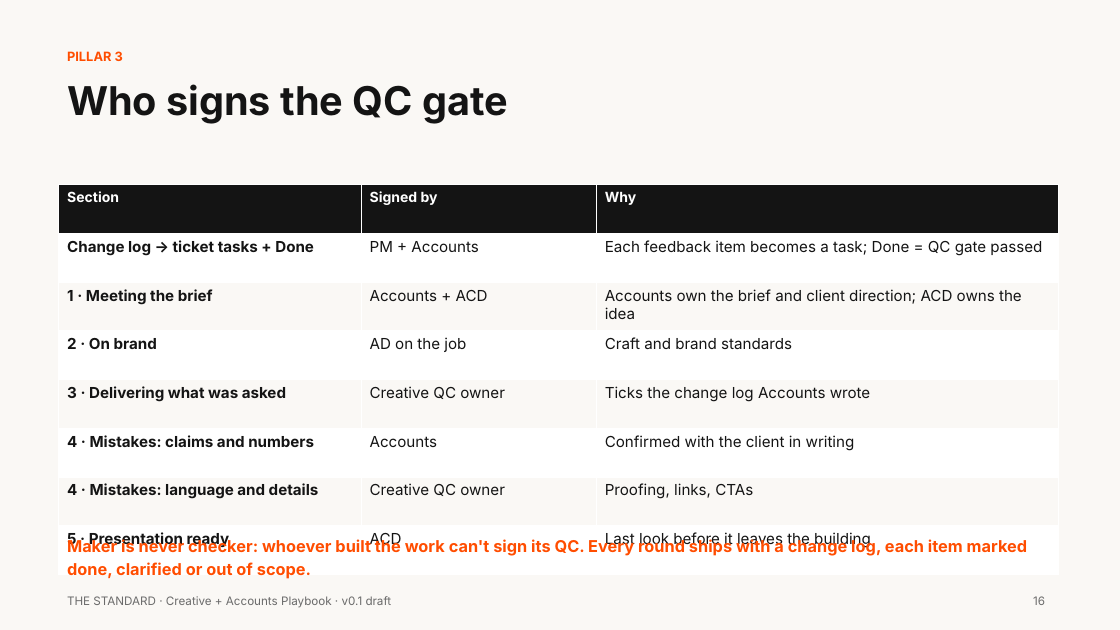
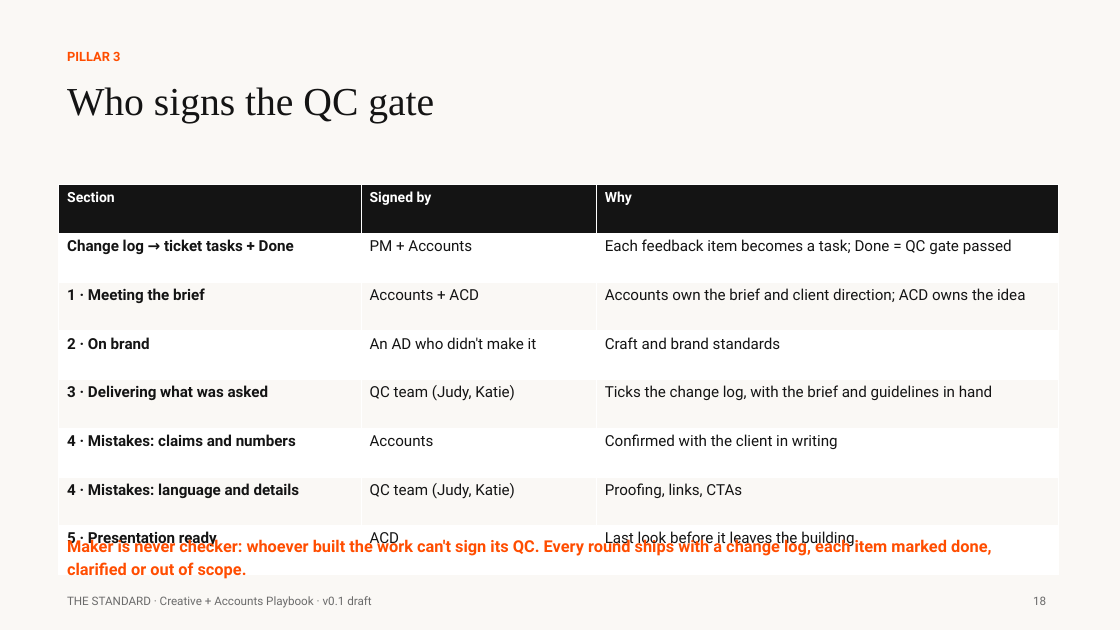
Before and after one commit to ThinkFabianCreative/CreativeEngine, a slide deck: slide 18 of agency-ops/The_Standard_v0.1.pptx (slide 16 before the commit). Drawn at 1120x630 pixels with LibreOffice and Linux fonts; fonts in the diff are those of the drawing. Boxes give left, top, right and bottom in pixels: in the first picture for what was removed or moved away, otherwise in the second. Text is boxed around its words. In the diff, an @@ line names an element or a change of style, - is before the commit and + after.

```diff
--- a/agency-ops/The_Standard_v0.1.pptx
+++ b/agency-ops/The_Standard_v0.1.pptx
@@ text "Who signs the QC gate" at [67, 87, 434, 123]: font Inter to Times New Roman, bold off @@
@@ table at [59, 185, 1059, 575] @@
-row 4, column 2: AD on the job
+row 4, column 2: An AD who didn't make it
-row 5, column 2: Creative QC owner
+row 5, column 2: QC team (Judy, Katie)
-row 5, column 3: Ticks the change log Accounts wrote
+row 5, column 3: Ticks the change log, with the brief and guidelines in hand
-row 7, column 2: Creative QC owner
+row 7, column 2: QC team (Judy, Katie)
@@ font Inter to Roboto in "Section", "Signed by", "Why", "Change log → ticket tasks + Done" and 16 more places @@
@@ font Inter to Roboto in 3 elements at [67, 51, 120, 61], [67, 596, 371, 608], [67, 537, 991, 579] @@
@@ text at [1033, 596, 1046, 605]: text changed; font Inter to Roboto @@
-16
+18
```
Also in this commit, not shown: 23 other slides changed, 9 slides added, 1 slide removed, 7 other files.
